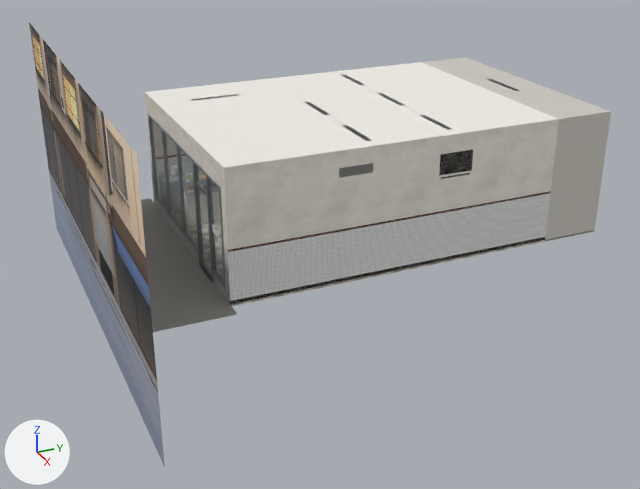
Before and after pictures for a commit that changed the glTF model assets/models/env/second_ai/l118_noodle2.glb.
Camera for both pictures: a camera (50 mm lens) standing at (19.9, -9.55, 9.35) and looking at (0.7, -0.91, -0.25). Arrows for +X, +Y and +Z are at lower left; the lights stay in place. The older version comes first. Where no turn or scale is listed for an object, it has been applied to the vertices. Vertices at exactly the same position are counted once.

In view in the first picture: 'WALL_E_trim', 'WALL_E_wain', 'WALL_E_wall', 'WALL_N_kitchen', 'WALL_S_frame', 'WALL_S_glass', 'WALL_S_view', 'WALL_S_wain', 'WALL_S_wall', 'l118_noodle2_ceiling', 'l118_noodle2_props' and 1 more.
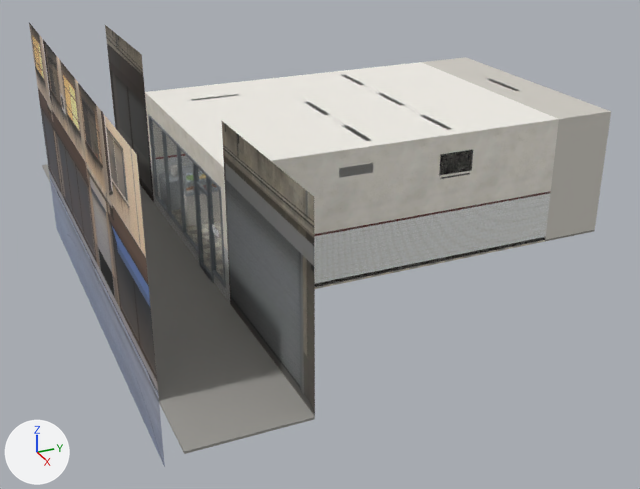
Pixel boxes (x1, y1, x2, y2) of what changed, in the pictures (640 x 489 px; the box of a moved part takes in the faces that stretch with it):
```json
{"object": "l118_noodle2_props", "change": "reshaped", "before": [65, 75, 450, 337], "after": [42, 75, 450, 454], "on screen": "mostly hidden before"}
{"object": "WALL_E_nb_view", "change": "added", "after": [222, 121, 315, 416]}
{"object": "WALL_W_nb_view", "change": "added", "after": [105, 25, 154, 202]}
{"part": 1, "of": "me_l118_noodle2_props", "change": "moved or reshaped", "before": [125, 198, 237, 337], "after": [42, 164, 315, 454]}
{"object": "WALL_N_kceil", "change": "unchanged, uncovered by the edit", "after": [422, 57, 611, 119]}
```

Edits to the scene script, one JSON object a line:
```json
{"op": "add", "block": "img_l118_nb_noodle2_w", "code": ["img_l118_nb_noodle2_w = load_image('l118_nb_noodle2_W', '_unpacked/l118_nb_noodle2_W', 552, 504, 'sRGB')"]}
{"op": "add", "block": "img_l118_nb_noodle2_e", "code": ["img_l118_nb_noodle2_e = load_image('l118_nb_noodle2_E', '_unpacked/l118_nb_noodle2_E', 552, 504, 'sRGB')"]}
{"op": "add", "block": "mat_l118_noodle2_nbw_view", "code": ["mat_l118_noodle2_nbw_view = principled_material('l118_noodle2_nbW_view')", "mat_l118_noodle2_nbw_view.texture = img_l118_nb_noodle2_w", "mat_l118_noodle2_nbw_view.roughness = 0.9"]}
{"op": "add", "block": "mat_l118_noodle2_nbe_view", "code": ["mat_l118_noodle2_nbe_view = principled_material('l118_noodle2_nbE_view')", "mat_l118_noodle2_nbe_view.texture = img_l118_nb_noodle2_e", "mat_l118_noodle2_nbe_view.roughness = 0.9"]}
{"block": "me_l118_noodle2_props", "where": "# used by ob_l118_noodle2_props; location = (0.0, 0.0, 0.0)"}
{"op": "remove", "block": "me_l118_noodle2_props", "code": "me_l118_noodle2_props.from_pydata(...)  # 3832 vertices, 6620 faces; spans x -3.7..3.7, y -6.65..4.13, z -0.05..3.2"}
{"op": "add", "block": "me_l118_noodle2_props", "code": "me_l118_noodle2_props.from_pydata(...)  # 3832 vertices, 6620 faces; spans x -7.9..7.9, y -6.65..4.13, z -0.05..3.2"}
{"block": "me_l118_noodle2_props", "change": "me_l118_noodle2_props part 1: 8 of 3832 vertices moved; they spanned x -3.7..3.7, y -6.65..-4.25, z -0.05..0.0 and now span x -7.9..7.9, y -6.65..-4.25, z -0.05..0.0; mean shift (0.0, 0.0, 0.0); largest move (-3.7, -6.65, -0.05) -> (-7.9, -6.65, -0.05)"}
{"block": "me_l118_noodle2_props", "change": "other edits to the shape of me_l118_noodle2_props do not show in these pictures"}
{"op": "add", "block": "me_wall_w_nb_view", "code": ["me_wall_w_nb_view = bpy.data.meshes.new('WALL_W_nb_view')", "me_wall_w_nb_view.from_pydata(...)  # 4 vertices, 2 faces; spans x -7.9..-3.3, y -4.25, z 0.0..4.2", "me_wall_w_nb_view.materials.append(mat_l118_noodle2_nbw_view)  # picture img_l118_nb_noodle2_w"]}
{"op": "add", "block": "me_wall_e_nb_view", "code": ["me_wall_e_nb_view = bpy.data.meshes.new('WALL_E_nb_view')", "me_wall_e_nb_view.from_pydata(...)  # 4 vertices, 2 faces; spans x 3.3..7.9, y -4.25, z 0.0..4.2", "me_wall_e_nb_view.materials.append(mat_l118_noodle2_nbe_view)  # picture img_l118_nb_noodle2_e"]}
{"op": "add", "block": "ob_wall_w_nb_view", "code": ["ob_wall_w_nb_view = bpy.data.objects.new('WALL_W_nb_view', me_wall_w_nb_view)", "ob_wall_w_nb_view.location = (0.0, 0.0, 0.0)"]}
{"op": "add", "block": "ob_wall_e_nb_view", "code": ["ob_wall_e_nb_view = bpy.data.objects.new('WALL_E_nb_view', me_wall_e_nb_view)", "ob_wall_e_nb_view.location = (0.0, 0.0, 0.0)"]}
```
